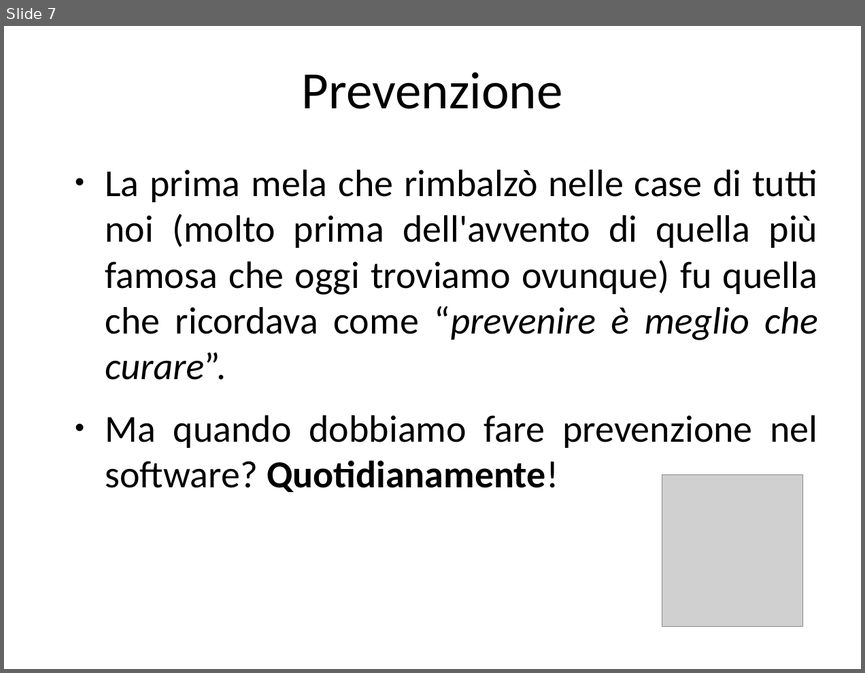
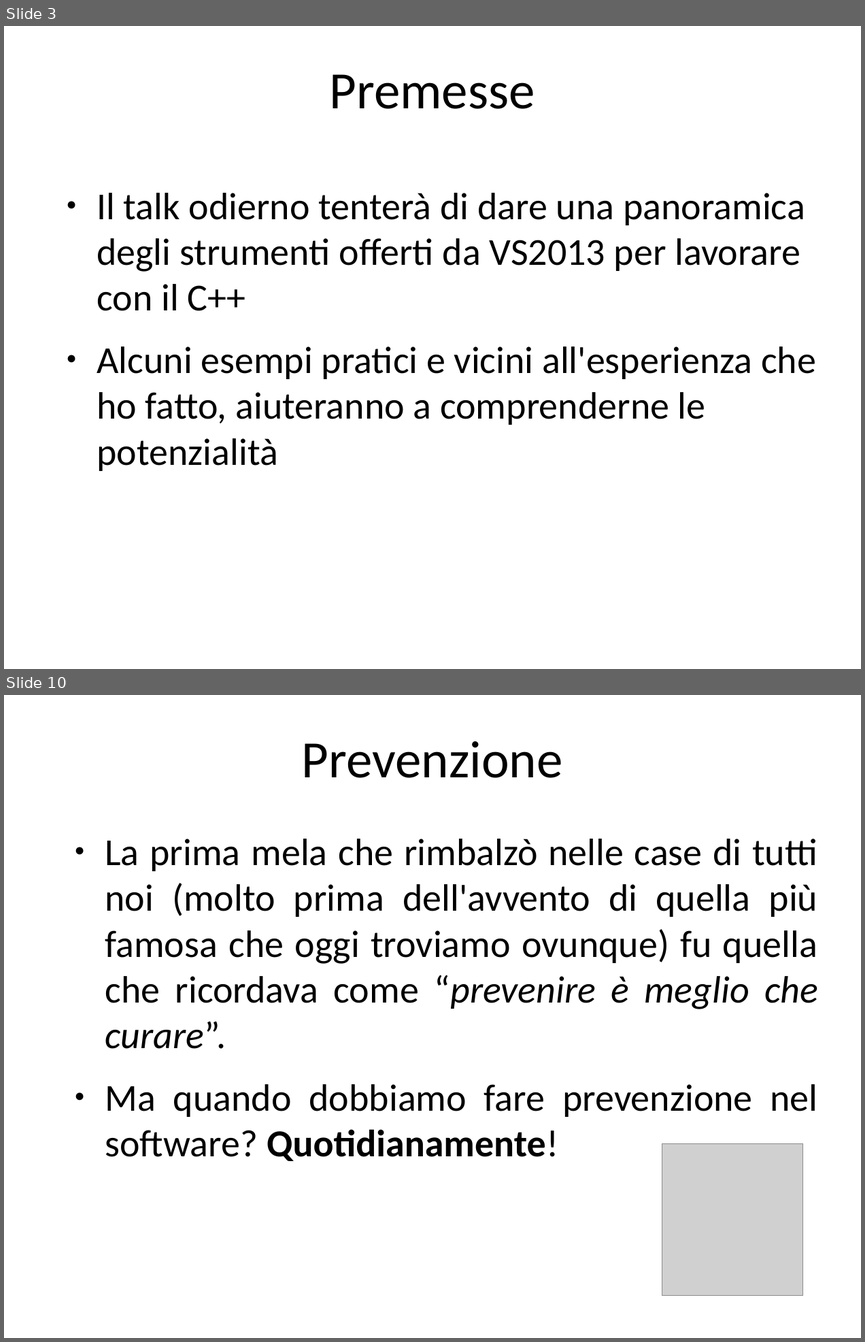
Before and after one commit to guidop/CDays14, a slide deck: CDays14.odp. Shown one above the other, each under a label of ours: slide 7 before the commit, slides 3 and 10 after it; the slides between them are not shown. The pictures are 865x673 and 865x1342 pixels, drawn with LibreOffice and Linux fonts; fonts in the diff are those of the drawing; grey boxes stand for pictures. Boxes give left, top, right and bottom in pixels: in the first picture for what was removed or moved away, otherwise in the second. Text is boxed around its words. In the diff, an @@ line names an element or a change of style, - is before the commit and + after.

```diff
--- a/CDays14.odp
+++ b/CDays14.odp
@@ slide 3 added at [4, 26, 861, 669], background #FFFFFF @@
@@ title added at [330, 74, 535, 109], 44 pt, text #000000 @@
+Premesse
@@ text added at [96, 193, 816, 471], 32 pt, text #000000 @@
+● Il talk odierno tenterà di dare una panoramica degli strumenti offerti da VS2013 per lavorare con il C++
+● Alcuni esempi pratici e vicini all'esperienza che ho fatto, aiuteranno a comprenderne le potenzialità
@@ what was slide 7 is now slide 10 @@
```
Also in this commit, not shown: 8 other slides added, 6 slides removed, 10 other files.
